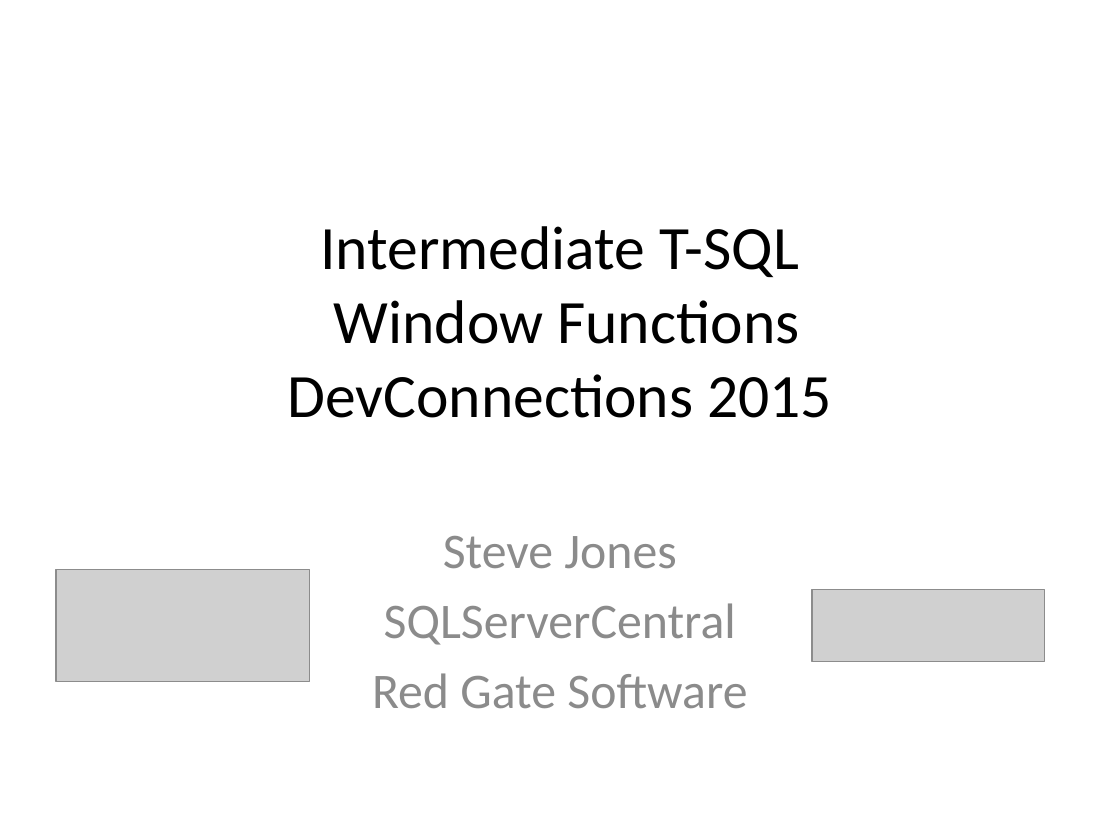
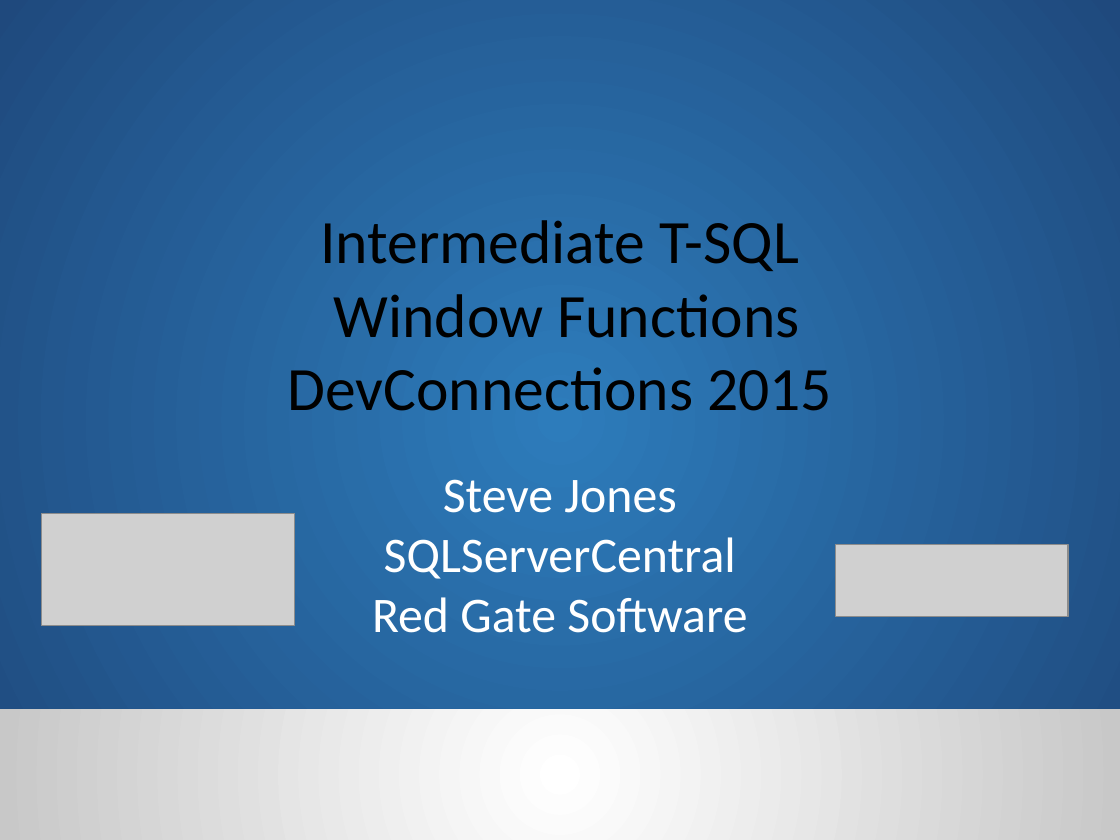
Before and after one commit to reachanu21/T-SQLWindowing, a slide deck: slide 1 of Presentation/TSQL_Windowing.pptx. Drawn at 1120x840 pixels with LibreOffice and Linux fonts; fonts in the diff are those of the drawing; grey boxes stand for pictures; background and template pictures are left out. Boxes give left, top, right and bottom in pixels: in the first picture for what was removed or moved away, otherwise in the second. Text is boxed around its words. In the diff, an @@ line names an element or a change of style, - is before the commit and + after.

Commit message:
Applied the DevConnections 2015 template. Changed some font colors to better suite the template.

```diff
--- a/Presentation/TSQL_Windowing.pptx
+++ b/Presentation/TSQL_Windowing.pptx
@@ rectangle added at <box>0,0,1120,840</box>, fill gradient #2D7CBB to #1F497D @@
@@ title "Intermediate T-SQL Window Functions DevConnections ..." at <box>288,220,832,411</box>: vertical alignment middle to top @@
@@ subtitle "Steve Jones": place and size @@
-subtitle "Steve Jones" at <box>372,536,747,708</box>
+subtitle "Steve Jones" at <box>372,479,747,633</box>
@@ subtitle "Steve Jones" at <box>372,479,747,633</box>: text colour #8C8C8C to #FFFFFF @@
@@ picture: place and size @@
-picture at <box>56,569,309,681</box>
+picture at <box>41,513,295,625</box>
@@ picture: place and size @@
-picture at <box>812,589,1044,662</box>
+picture at <box>836,544,1067,617</box>
@@ rectangle added at <box>0,709,1120,840</box>, fill gradient #FFFFFF to #C8C8C8 @@
```
Also in this commit, not shown: 32 other slides changed.
